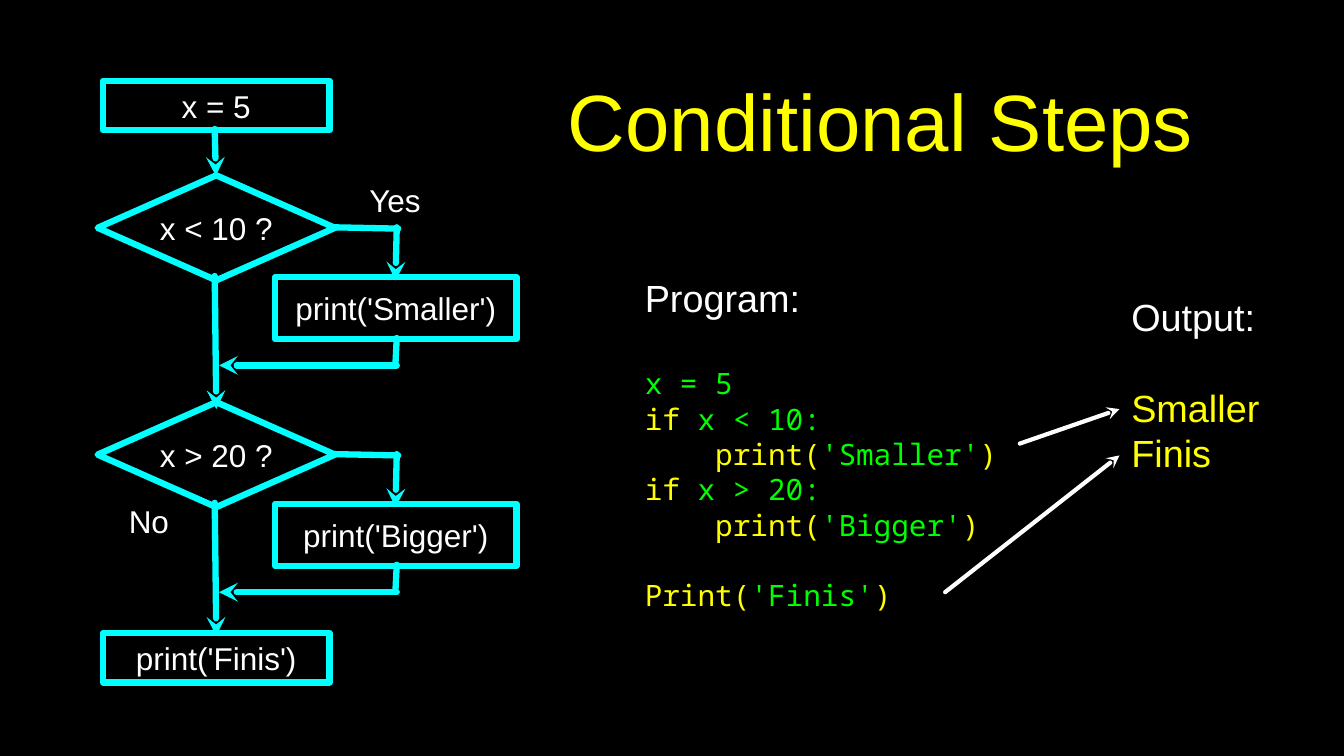
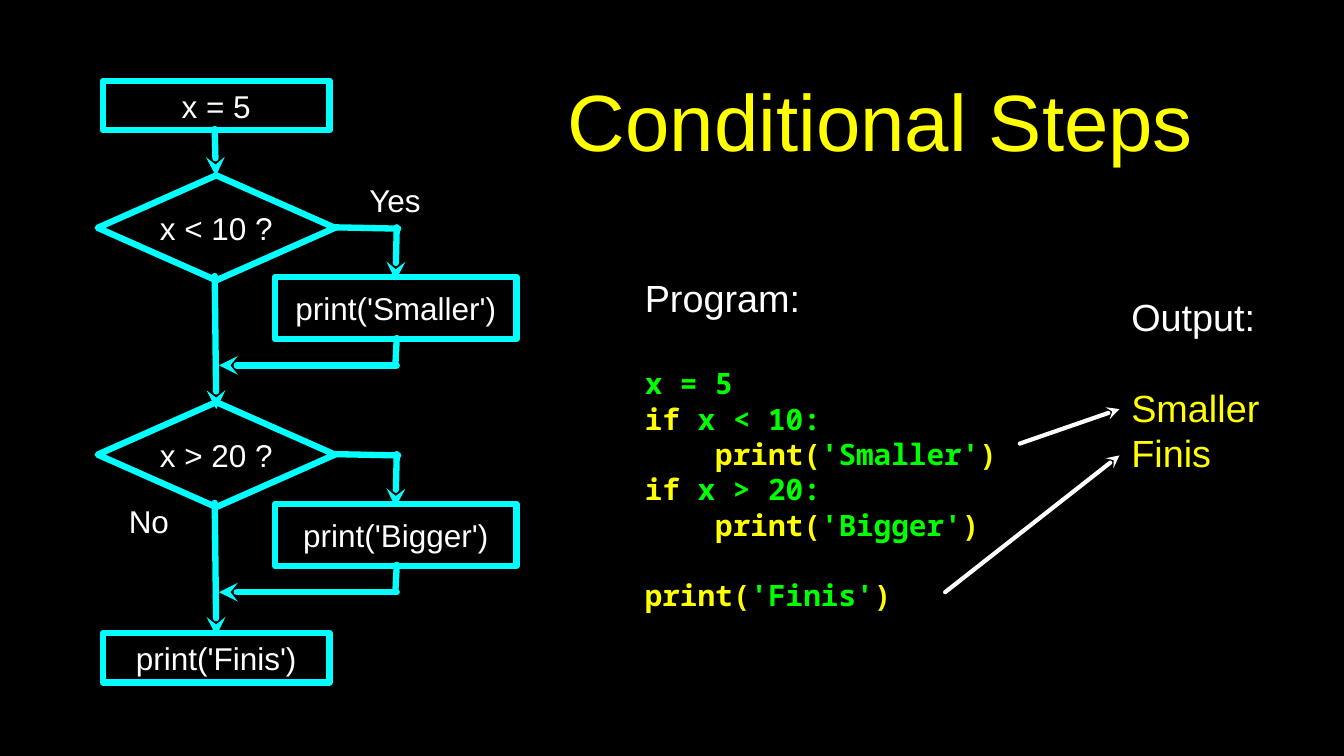
Before and after one commit to csev/py4e, a slide deck: slide 2 of lectures3/Pythonlearn-03-Conditional.pptx. Drawn at 1344x756 pixels with LibreOffice and Linux fonts; fonts in the diff are those of the drawing. Boxes give left, top, right and bottom in pixels: in the first picture for what was removed or moved away, otherwise in the second. Text is boxed around its words. In the diff, an @@ line names an element or a change of style, - is before the commit and + after.

```diff
--- a/lectures3/Pythonlearn-03-Conditional.pptx
+++ b/lectures3/Pythonlearn-03-Conditional.pptx
@@ text at [645, 373, 997, 544]: bold on in "x = 5", "if x < 10:", "print('Smaller')", "if x > 20:" and 1 more places @@
@@ text at [645, 583, 892, 613]: text changed; bold on @@
-Print('Finis')
+print('Finis')
```
Also in this commit, not shown: 18 other slides changed, 1 other file.
